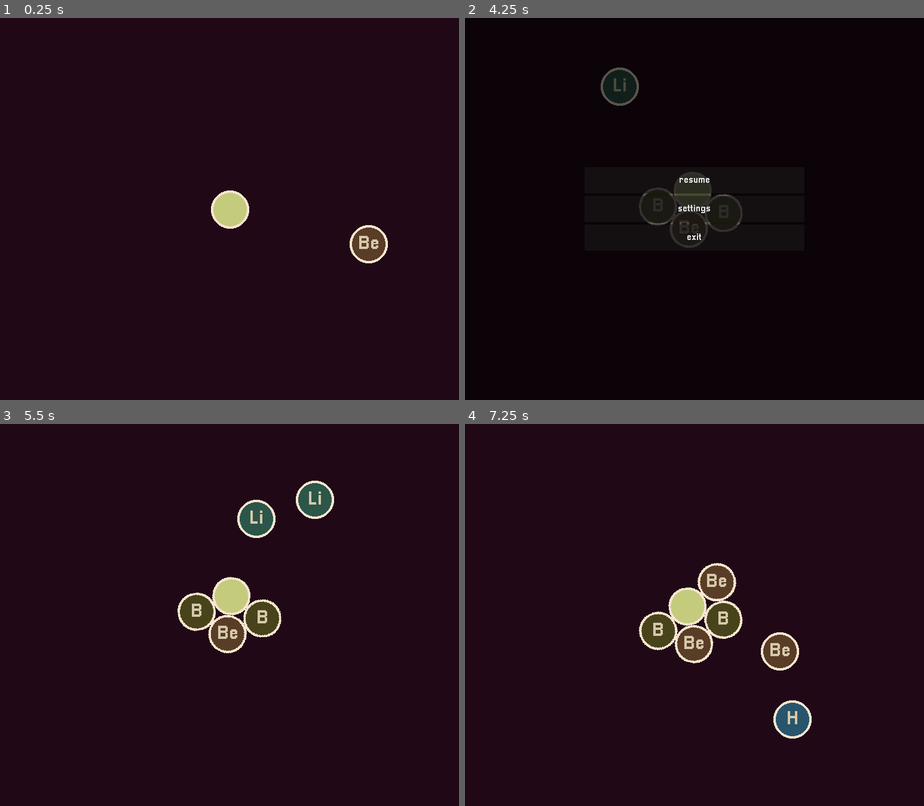
Above: before the commit, frames 1-4 (two rows, left to right).
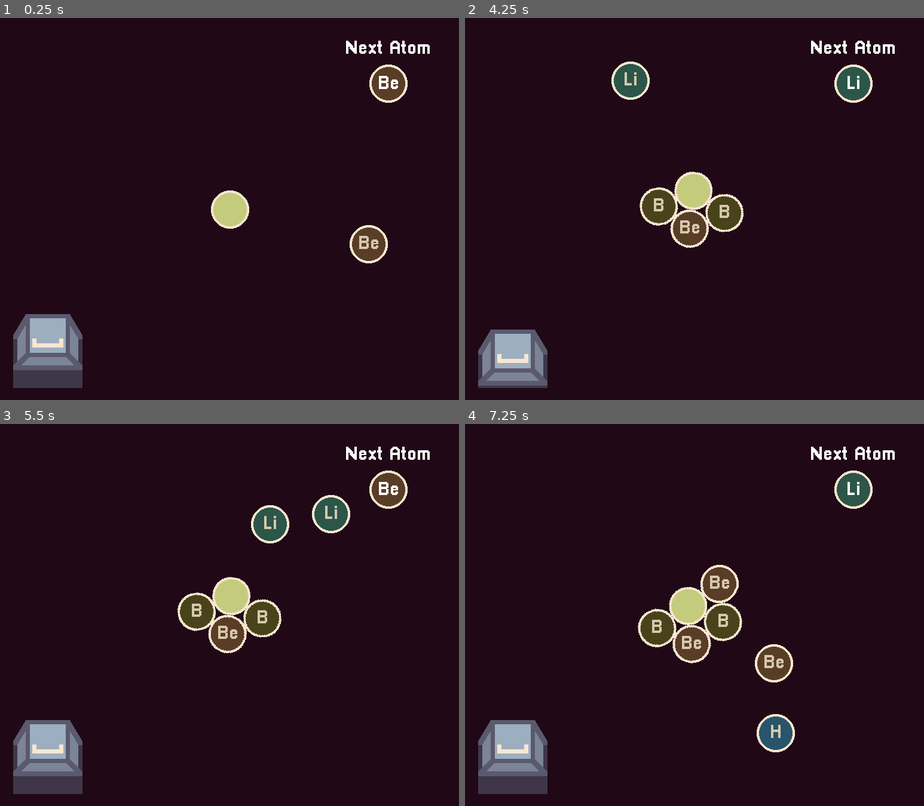
Above: after the commit, the same moments.

Repository: derukaeru/atom-keys
Game: Godot game, scene res://scenes/main/main.tscn
The game is run twice, just before and just after one commit, with the same random seed, the same clock (stepped at 60 frames per second) and the same inputs.
Inputs (mouse positions are in pixels of both pictures, inside the frame that each line leads up to):
- Up to frame 1 (0.25 s): no input
- Up to frame 2 (4.25 s): tap Enter at 0.5 s; hold Right 0.53-1.28 s; hold Space (interact) 0.53-1.28 s; hold Down 1.28-2.03 s; tap Space (interact) at 1.35, 3.05 s; hold Right 2.03-2.78 s; hold Space (interact) 2.03-2.78 s; tap Alt at 2.1 s; hold Up 2.78-3.53 s; tap Shift at 2.85 s; hold Left from 3.53 s (still down); hold Space (interact) from 3.53 s (still down); tap Escape (ui_cancel) at 4.15 s
- Up to frame 3 (5.5 s): release Left at 4.25 s; release Space (interact) at 4.25 s; click (229, 584) at 4.25 s, where only the run before the commit has a clickable "resume"; hold Up from 5.03 s (still down); tap Space (interact) at 5.1 s
- Up to frame 4 (7.25 s): hold Space (interact) 5.78-6.53 s; tap Alt at 5.85 s; release Up at 6.53 s; hold Right from 6.53 s (still down); tap Shift at 6.6 s; tap Space (interact) at 6.8 s

The runs differ from the first frame. In frame 1, 3.7% of the frame differs, in the area x 2-94%, y 5-97%; in frame 2, 6.5%; in frame 3, 5.5%; in frame 4, 6.6%.

Commit message:
feat: added key visual and next atom visual

Diff:
--- a/scenes/main/main.gd
+++ b/scenes/main/main.gd
@@ -4,6 +4,10 @@
 @onready var atom_container: Node2D = $atom_pivot/atom_container
 @onready var atoms: Node2D = $atoms
 @onready var line: Line2D = $atom_pivot/Line2D
+@onready var key_sprite: Sprite2D = $key
+
+@onready var next_atom_sprite: Sprite2D = $next_atom
+@onready var next_atom_label: Label = $next_atom/next_atom_label
 
 var radius: float = 240.0
 var speed: float = 1.0
@@ -14,8 +18,11 @@
 	neutrino,
 	element
 }
+
+var next_atom: Atom
 var next_atom_type: ATOMS = ATOMS.element
 var can_shoot: bool = true
+
 
 func _ready() -> void:
 	start()
@@ -29,6 +36,14 @@
 	if Input.is_action_just_pressed("interact"):
 		use_atom()
 
+	if atoms.get_children().size() >= 32:
+		lose()
+
+	if Input.is_action_pressed("interact"):
+		key_sprite.texture = load(Registry.UID["key_pressed"])
+	else:
+		key_sprite.texture = load(Registry.UID["key"])
+
 func start() -> void:
 	for i in range(GameManager.starting_atoms):
 		var neutrino: Atom = load(Registry.UID.neutrino).instantiate()
@@ -41,6 +56,10 @@
 		neutrino.shot = true
 
 		atoms.add_child(neutrino)
+	GameManager.game_running = true
+
+func lose() -> void:
+	pass
 
 func use_atom() -> void:
 	if not can_shoot: return
@@ -71,12 +90,31 @@
 	if next_atom_type == ATOMS.neutrino:
 		atom = load(Registry.UID.neutrino).instantiate()
 	else:
-		atom = load(Registry.UID.atom).instantiate()
+		if not next_atom:
+			atom = load(Registry.UID.atom).instantiate()
 
-		var index: int = randi_range(0, GameManager.max_atom_index)
-		atom.data = AtomManager.get_by_index(index)
+			var index: int = randi_range(0, GameManager.max_atom_index)
+			atom.data = AtomManager.get_by_index(index)
+		else:
+			atom = next_atom
+			next_atom = null
 
 	atom.atom_center = atom_pivot.global_position
 	atom_container.add_child(atom)
 
+	next_atom = load(Registry.UID.atom).instantiate()
+
+	var nindex: int = randi_range(0, GameManager.max_atom_index)
+	next_atom.data = AtomManager.get_by_index(nindex)
+
+	var _material: ShaderMaterial = ShaderMaterial.new()
+	_material.shader = load(Registry.UID["color_swap"])
+
+	_material.set_shader_parameter("target_colors", [Color("732f31")])
+	_material.set_shader_parameter("replace_colors", [next_atom.data.color])
+	_material.set_shader_parameter("tolerance", 0.03)
+	_material.set_shader_parameter("color_count", 1)
+
+	next_atom_sprite.material = _material
+	next_atom_label.text = next_atom.data.symbol
 	# next_atom_type = ATOMS.values().pick_random()
--- a/scenes/main/main.tscn
+++ b/scenes/main/main.tscn
@@ -1,6 +1,14 @@
 [gd_scene format=3 uid="uid://bc4qww7g4fufy"]
 
 [ext_resource type="Script" uid="uid://d17iyd044sqs3" path="res://scenes/main/main.gd" id="1_hyk8p"]
+[ext_resource type="Texture2D" uid="uid://cx5hxg0quk5q8" path="res://assets/sprites/key.png" id="2_iuonh"]
+[ext_resource type="Texture2D" uid="uid://dfe360avxnyk2" path="res://assets/sprites/atom.png" id="3_k2fmo"]
+
+[sub_resource type="LabelSettings" id="LabelSettings_iuonh"]
+font_size = 32
+
+[sub_resource type="LabelSettings" id="LabelSettings_l3cfh"]
+font_size = 32
 
 [node name="main" type="Node2D" unique_id=2121976591]
 script = ExtResource("1_hyk8p")
@@ -30,3 +38,30 @@
 
 [node name="atoms" type="Node2D" parent="." unique_id=68321666 groups=["atoms"]]
 position = Vector2(384, 320)
+
+[node name="key" type="Sprite2D" parent="." unique_id=1024861196]
+texture_filter = 1
+position = Vector2(80, 560)
+texture = ExtResource("2_iuonh")
+
+[node name="next_atom_label" type="Label" parent="." unique_id=325332945]
+offset_left = 577.0
+offset_top = 36.0
+offset_right = 721.0
+offset_bottom = 68.0
+text = "Next Atom"
+label_settings = SubResource("LabelSettings_iuonh")
+
+[node name="next_atom" type="Sprite2D" parent="." unique_id=870376440]
+position = Vector2(650, 110)
+texture = ExtResource("3_k2fmo")
+
+[node name="next_atom_label" type="Label" parent="next_atom" unique_id=958983937]
+offset_left = -20.0
+offset_top = -15.0
+offset_right = 20.0
+offset_bottom = 17.0
+text = "H"
+label_settings = SubResource("LabelSettings_l3cfh")
+horizontal_alignment = 1
+vertical_alignment = 1
--- a/scenes/menu/pause_screen.gd
+++ /dev/null
@@ -1,12 +0,0 @@
-extends Control
-
-func _on_resume_pressed():
-	get_tree().paused = false
-	hide()
-	Util.mouse_captured()
-
-func _on_settings_pressed():
-	pass # Replace with function body.
-
-func _on_exit_pressed():
-	SceneChanger.change_scene("title_screen")
--- a/scenes/menu/pause_screen.tscn
+++ /dev/null
@@ -1,55 +0,0 @@
-[gd_scene format=3 uid="uid://7jemke30bxqq"]
-
-[ext_resource type="Script" uid="uid://dcl8l8xhw4vmu" path="res://scenes/menu/pause_screen.gd" id="1_s4fn5"]
-
-[node name="pause_screen" type="Control" unique_id=2145161773]
-layout_mode = 3
-anchors_preset = 15
-anchor_right = 1.0
-anchor_bottom = 1.0
-grow_horizontal = 2
-grow_vertical = 2
-script = ExtResource("1_s4fn5")
-
-[node name="background" type="ColorRect" parent="." unique_id=655089056]
-layout_mode = 1
-anchors_preset = 15
-anchor_right = 1.0
-anchor_bottom = 1.0
-grow_horizontal = 2
-grow_vertical = 2
-color = Color(0, 0, 0, 0.6392157)
-
-[node name="VBoxContainer" type="VBoxContainer" parent="." unique_id=2086276069]
-layout_mode = 1
-anchors_preset = 8
-anchor_left = 0.5
-anchor_top = 0.5
-anchor_right = 0.5
-anchor_bottom = 0.5
-offset_left = -184.0
-offset_top = -70.0
-offset_right = 184.0
-offset_bottom = 70.0
-grow_horizontal = 2
-grow_vertical = 2
-size_flags_vertical = 3
-
-[node name="resume" type="Button" parent="VBoxContainer" unique_id=1698791073]
-layout_mode = 2
-size_flags_vertical = 3
-text = "resume"
-
-[node name="settings" type="Button" parent="VBoxContainer" unique_id=640017073]
-layout_mode = 2
-size_flags_vertical = 3
-text = "settings"
-
-[node name="exit" type="Button" parent="VBoxContainer" unique_id=1152742921]
-layout_mode = 2
-size_flags_vertical = 3
-text = "exit"
-
-[connection signal="pressed" from="VBoxContainer/resume" to="." method="_on_resume_pressed"]
-[connection signal="pressed" from="VBoxContainer/settings" to="." method="_on_settings_pressed"]
-[connection signal="pressed" from="VBoxContainer/exit" to="." method="_on_exit_pressed"]
--- a/scenes/menu/splash_screen.gd
+++ b/scenes/menu/splash_screen.gd
@@ -5,4 +5,4 @@
 func _ready() -> void:
 	animation.play("fade")
 	await animation.animation_finished
-	SceneChanger.change_scene("title_screen")
+	SceneChanger.change_scene("main")
--- a/scenes/menu/title_screen.tscn
+++ /dev/null
@@ -1,9 +0,0 @@
-[gd_scene format=3 uid="uid://dix67ojrdr6ht"]
-
-[node name="title_screen" type="Control" unique_id=198211424]
-layout_mode = 3
-anchors_preset = 15
-anchor_right = 1.0
-anchor_bottom = 1.0
-grow_horizontal = 2
-grow_vertical = 2
--- a/scripts/autoloads/game_manager.gd
+++ b/scripts/autoloads/game_manager.gd
@@ -1,28 +1,5 @@
 extends Node
-
-@onready var pause_screen = load(Registry.UID["pause_screen"]).instantiate()
-
-var canvas_layer = CanvasLayer.new()
-var game_running: bool = true
+var game_running: bool = false
 
 var starting_atoms: int = 1
 var max_atom_index: int = 4
-
-func _ready() -> void:
-	add_child(canvas_layer)
-	canvas_layer.layer = 5
-	canvas_layer.add_child(pause_screen)
-
-	pause_screen.hide()
-	process_mode = Node.PROCESS_MODE_ALWAYS
-
-func _process(_d) -> void:
-	if Input.is_action_just_pressed("ui_cancel"):
-		if get_tree().paused:
-			get_tree().paused = false
-			pause_screen.hide()
-			Util.mouse_captured()
-		else:
-			get_tree().paused = true
-			pause_screen.show()
-			Util.mouse_visible()
--- a/scripts/autoloads/registry.gd
+++ b/scripts/autoloads/registry.gd
@@ -3,11 +3,12 @@
 var UID: Dictionary = {
 	"loading_screen": "uid://tetiuyj7kfoe",
 	"splash_screen": "uid://b4ggbq71lpwo4",
-	"title_screen": "uid://dix67ojrdr6ht",
-	"pause_screen": "uid://7jemke30bxqq",
+	"main": "uid://bc4qww7g4fufy",
 
 	"neutrino": "uid://04la61gnsatt",
 	"atom": "uid://gx8cpvdf0wpu",
 
-	"color_swap": "uid://dbdge2w2m2isn"
+	"color_swap": "uid://dbdge2w2m2isn",
+	"key": "uid://cx5hxg0quk5q8",
+	"key_pressed": "uid://fbfrajg0ems8"
 }
Binary file added: assets/sprites/key.png
Not shown, added: assets/sprites/key.png.import
Binary file added: assets/sprites/key_pressed.png
Not shown, added: assets/sprites/key_pressed.png.import
Not shown, removed: scenes/menu/pause_screen.gd.uid
Not shown: 1 places in scenes/menu/splash_screen.tscn that only renumber resources
